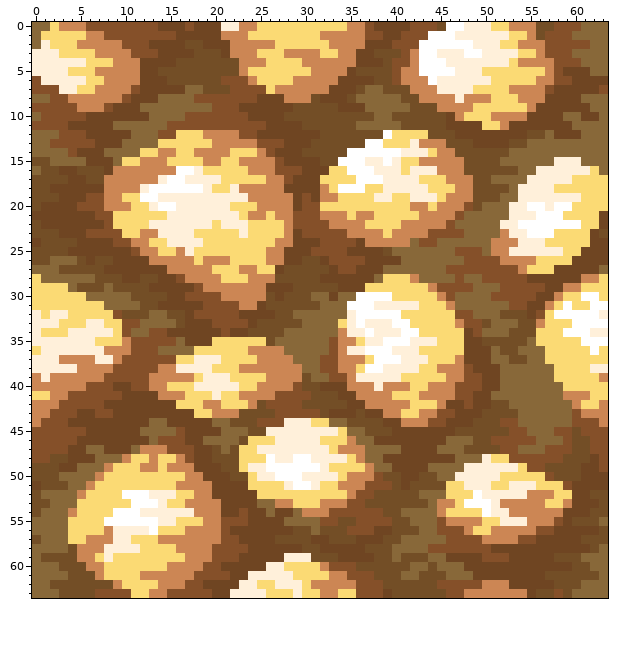
One commit to this pixel-art sprite: textures/blocks/glowstone.png. This is how it looked before the edit.
The file is 64x64 pixels.
New version:
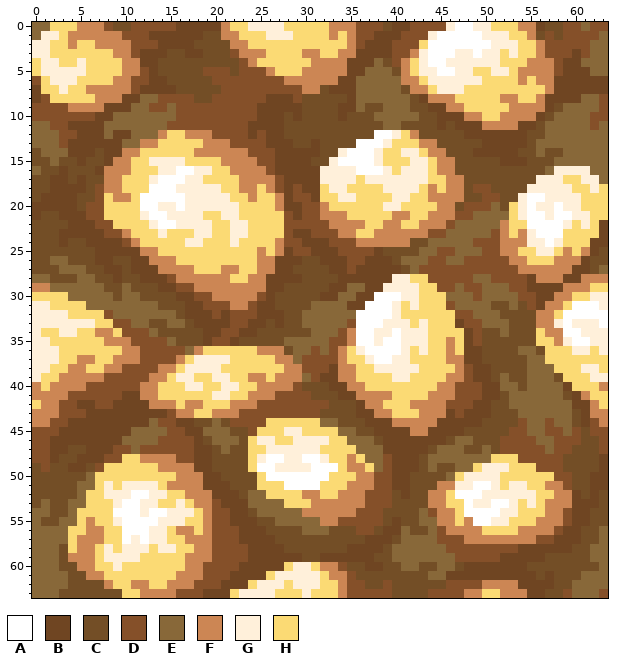
Palette (. is transparent): A #ffffff  B #6f4522  C #734e26  D #855029  E #886839  F #cc8654  G #fff0da  H #fbda74
What changed:
Changed rows in their new state; - is an unchanged pixel.
first column x 0:
 0 ---HH-FF-CC---DD-B---FHHGGGG-----FF-D-DC-----DG-A----H--B-C---DD
 1 -GG-FF--FF---BBB---CC--H--GGG---H-H-D-B-----G--AAA--------C-DDD-
 2 G---FHH---F--D---B-CCC--HHH------HH-D------H-----AA-GGHH--------
 3 --H----HH---BB-CC-B--CD--F--HH--------BBD--G-AA-G---H-------BD--
 4 H--HH----H----CC-------D-H----H----B--E--FHG--------H-H----BB---
 5 H---GG-HHH--D------DDD-DDDF---F-----BEEEC-HGG----H-GG-FFF-------
 6 -H---H--H--DD-------D---DDDDF-------EEEEE--HG-----H---F---BB----
 7 BHH-H-F---------CCC--D----DDDD--C---E--EE---H---H----HHHHF-----B
 8 BDHHHHH---B-EEDDDDCC-----D--BDC-CCCB-----E-B---HHHH-FFHH-------D
 9 ----F---B--E-DD-DDDD---DD----B------ECC-----BB--H----FF-F-CEEE-D
10 D-----D--EEEE---D-------D----B----B-----EEE--B-BFF-H---F-CE--EDD
11 EE------E---------------BB--CC------CCC------BC---FF-F--CEEE--D-
12 -----B--E-----FH-FF-DDD-BD--CCCC------A-G-FC---C----------EEE---
13 --E-BBB-----FF-----F--DDD-BB-CCB----A--G--H--C---C---BBC--------
14 C---B--CBBFF--HH------FFDD----BB--G---GHH--HF-C--BBBBBCC-CC-----
15 ---CCBCC-FF-HGGGG--HHFF--DDB---C-G---A-HH-GGH--C----BBBCCCEEE---
16 ----C--BF--HHHGG---G--FF--DBBB--GGGG--A-HG--H--C------CCCE----E-
17 --BBC-----HHHGA----HH--FFF-DB---GGGGHGG----G----C--CCCCC---H-GGE
18 ------CD--HHH---GGG-G-H--H-D-D--HGGHH------HF-F-CDD--CC---GG--G-
19 -BB--CC-H-F---AAA-----HH-HH-BD--HHGG--HHGGHHFF--C-DDCC-AA-------
20 B----C--HHH-AAGGA-----G--HH-B---F------GG-HH---C-DD-CH--G--GG---
21 -CC---D-H---GAA----HH---HH-HDB------HH--FF-H----D----H-A-G-AGG-H
22 -CCC---D------AA-----H------D----------FFHH---------FHH----GHG--
23 ------BB--F-HH-HHHGG--G-----D-B---F-HH-F------EE---D-HFG--A---HB
24 C--B-C---B--H--HH-----G-----DD--B---F-----CCE----DDD--F--AG-----
25 ----CCC----B----HH-------FH--DDBBB-DDD--CCC--DDEEEDD-FHH--HF-F-C
26 ----C-CBBCC-----HH-HHH---F-B-----BB-----C---DD------D--H--FFF-CC
27 CCCEEE----C---F---HH-FFHHFF-B-----B----BBC-DDD---------FFFFF--C-
28 E-CCC----BCCBB-DF----F----BBBB--CC----BBGGHHDDD-D-E-----FFF----F
29 FFEE-EEEC-E--C--DDF---------C----B-EEBBGGGG-H--E-D--E--BB----F--
30 ----EE---C-E---C-B--F----DBC---CB---BB--AGG--HE--D-EEE-----F-HGG
31 GG----EE----EECCC-----F-D-B----E---BB-AA-H----D----CCECD--FHAA-G
32 -G------DEEEE--E--BB-B-DD--B-C-----E----G--------------CFFH----A
33 ---GGG-H-D-E-CC-EC--BB---B-B------ED-AA-GG-G---B--E--C---FGAGGG-
34 ---G-HHFF--DDECCCCC---D-B---CCC---DFA---AGGG------CC-----FF--G--
35 --HHHHH-FF-----ECCC-DDBCCC-C------D-AA---G--H-F--D-----C--FGA-GG
36 G--HHHHHHH-F--DDD-F-----H---C--D---H----A-HG--F---CC----C---GGHG
37 ---HH--HH-FF----F----G---HH---DD---HHG--G-HH--F---CCC-----------
38 --HHF-HH-F------H---G--HHHHH--DD-B---HG------HH----CCCC------G-H
39 GHH------------HGG-H----FFH---EDBBF-HHHH-G-------B-C-CC---C---GG
40 -H-------DD-F-H--G-HH-----------C----HHHHH--H---------C----B---F
41 FF----------FFHHH----G-H-------------------H-----D-BC------CB---
42 H----BB-D----FFF-FFHH-FF-D----DDD--C---HHHFFF-DD------------BBFH
43 --F--D-BB------DFF-----DDDD------CCCB-F-H----FBD--B---------CB--
44 -F------------DD--CC-CDDD-HHHHH-E-C--BB-F---FB---B--CCD--D--CB--
45 ---BBB-----E---D---EE-CCDHHH--HHHHE-C-BB--FF---B---------D-EDC--
46 --BBB-----EEE----D-C-----GGHH---G--E--C-------C----C------D-D-C-
47 --BBCCBB-DD-DDD--------C-H------H-HHE--BB---C-----E---DDDE----C-
48 --B-C--BDDH-F-FFD------C-G-A-G-A-HHFH--D---CEEE---E--H--------CB
49 -D-C-BCDH---HHF-----C--CHA-GGGG-AA-FFH-D---C-CC-EH---H-H-DD--CCB
50 ---CCC-H--------F----C--CHA---AAAH-H---DB-C--C-H---------HDD-C--
51 C---C-E-G-GGGG-F---B--CCC---A--A--H--F--B----FFG-AAG---H-FF-CC--
52 -CCCCE--GGG----H-F-----CEE----FF--F-F-DD-B-CFF-AA------GHHFF-CB-
53 -ECC-E---GA-GGH-GH--D---E--EH--F---FFDDD----F-H--GGAAGHGHFF-----
54 E-CCE--------AA---H-DD-BCE-EE----FFF-----CC-D-F-AA-A-GHHH--D----
55 -CC-E-F-HG------G---D-BB-CCE----FFDD---CB-C--F-H-AAG-HHH--FDBB-C
56 ------FFHHAAAGG-F-H-D-D---CCC-E-E--C--C-BE-C--FF-F-HHH--FFD--CCE
57 E----F--HHAGAGGHH---D----------CC---C--B-----D--FF----FFDD-----E
58 ---CH--H-H--G-GGHH----------CC--CCC--BB-----EE-----DDD------CCE-
59 -EE-F----GGG-----------D----BBC-BB-------EEE--EDDD--B----C---C--
60 -----F-H-G-----HH----DD---BB-GG--F-C-BB--E-C---C-------CCCCC--C-
61 ------F-----HHHH--F-----BBH--GGG----CC---CC-EEBBB-------CB---EE-
62 --EE----FH-FF-H--F-DD--BHGG-H-GGHH-D-CCD-----C-------F------E---
63 -------CCCH-F--F---B--H---G--HG-HHFD---D----DD----HH----B-CD---D
Changed places in both pictures, as pixel boxes (x1, y1, x2, y2):
changed: (32, 22, 608, 598)
